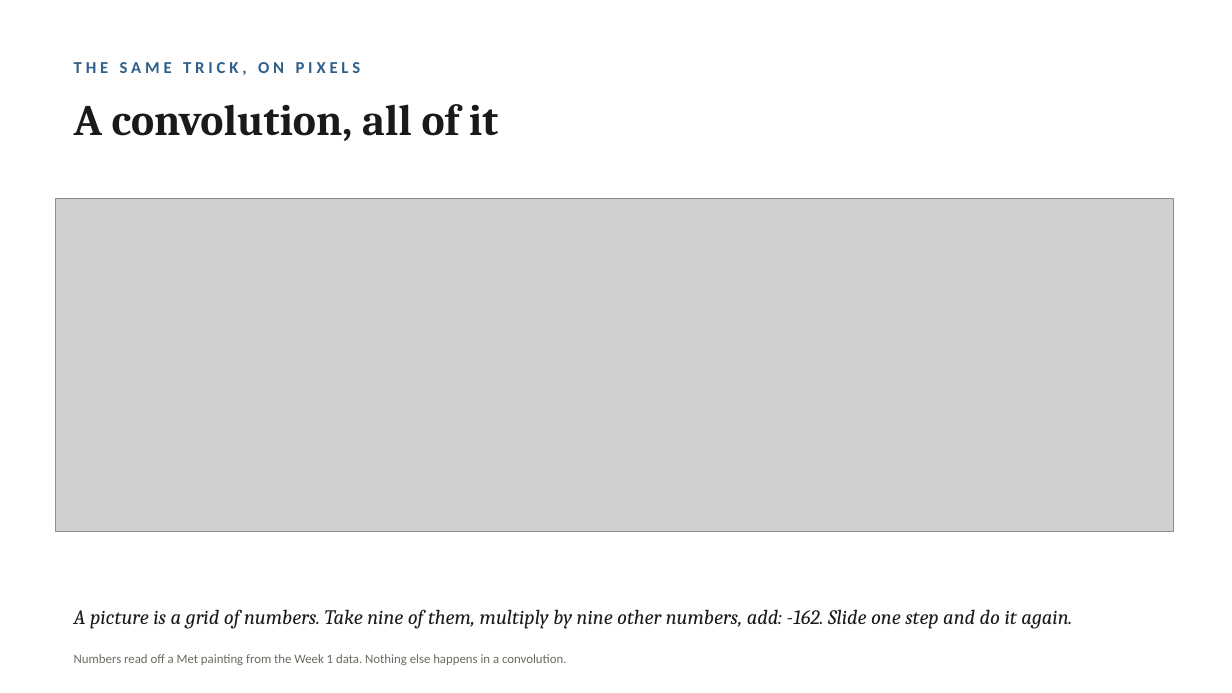
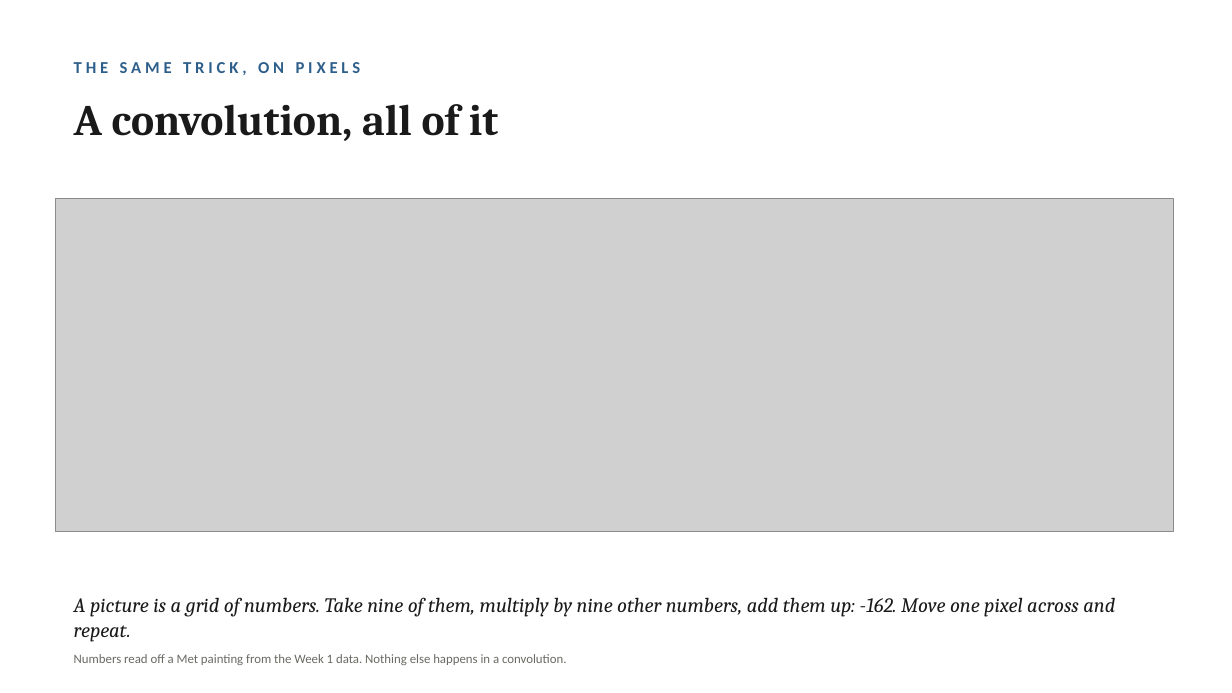
Before and after one commit to lucianli123/culture-as-data-2026, a slide deck: slide 19 of slides/week-04-lecture-draft.pptx. Drawn at 1232x693 pixels with LibreOffice and Linux fonts; fonts in the diff are those of the drawing; grey boxes stand for pictures. Boxes give left, top, right and bottom in pixels: in the first picture for what was removed or moved away, otherwise in the second. Text is boxed around its words. In the diff, an @@ line names an element or a change of style, - is before the commit and + after.

```diff
--- a/slides/week-04-lecture-draft.pptx
+++ b/slides/week-04-lecture-draft.pptx
@@ text at (x1=74, y1=597, x2=1115, y2=642): text changed @@
-A picture is a grid of numbers. Take nine of them, multiply by nine other numbers, add: -162. Slide one step and do it again.
+A picture is a grid of numbers. Take nine of them, multiply by nine other numbers, add them up: -162. Move one pixel across and repeat.
```
Also in this commit, not shown: 7 other slides changed, 2 other files.
